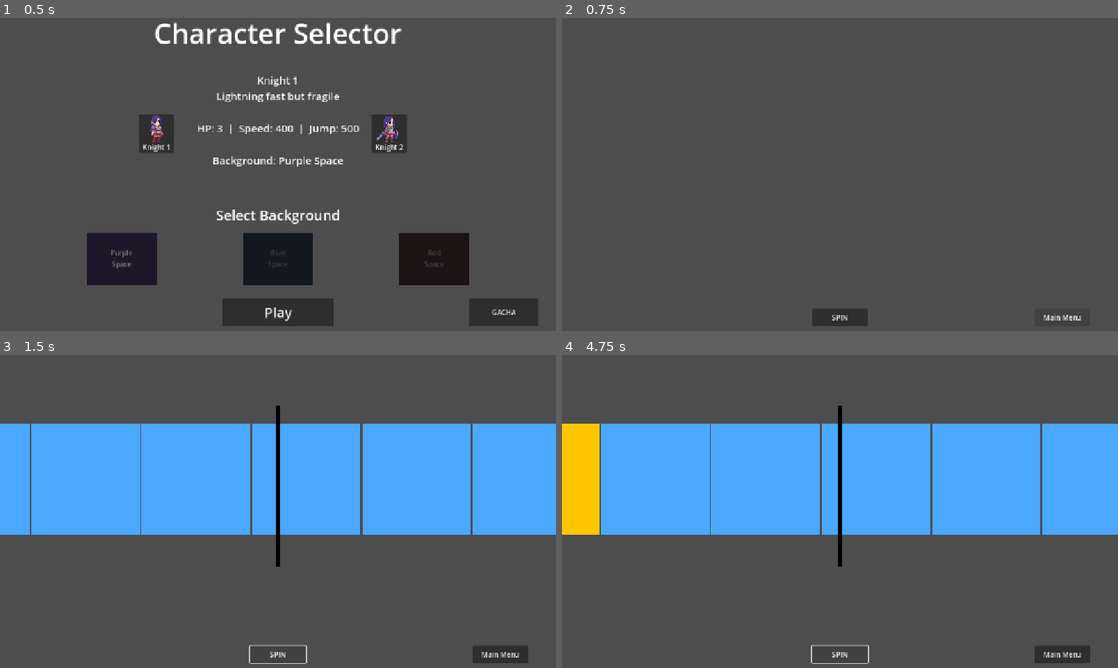
Above: before the commit, frames 1-4 (two rows, left to right).
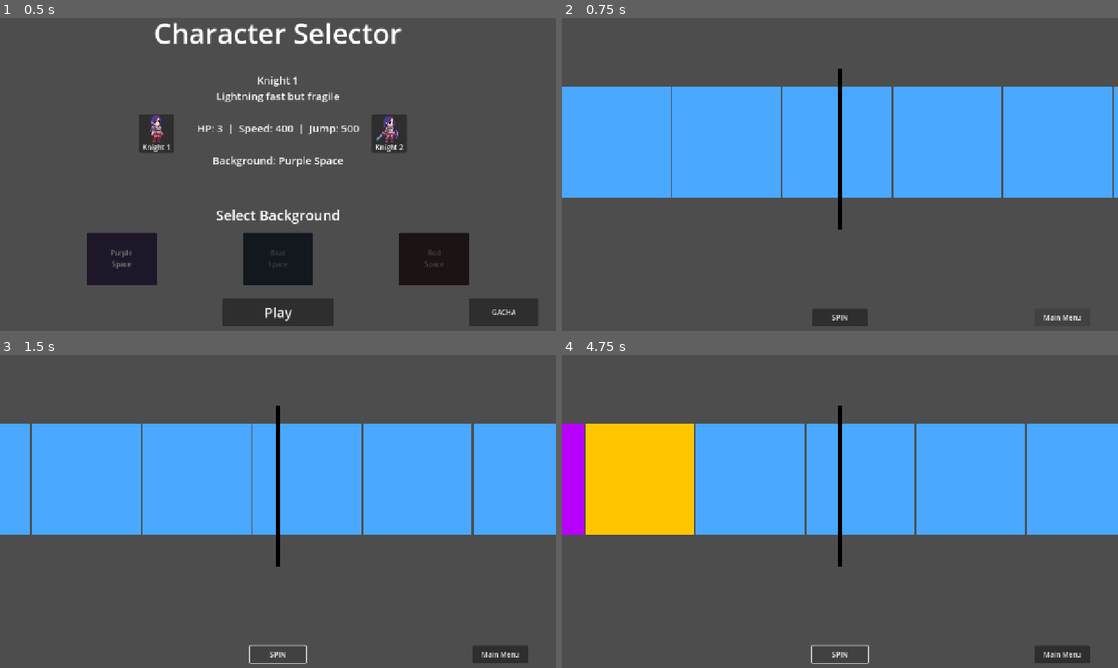
Above: after the commit, the same moments.

Repository: zxkevin168/gacha-space-birds
Game: Godot game, scene res://scenes/character_selection/character_selection.tscn
Same seed, same stepped clock (60 frames per second), same inputs: the game is played once before the commit and once after it.
Inputs:
- Up to frame 1 (0.5 s): no input
- Up to frame 2 (0.75 s): click "GACHA" at 0.5 s
- Up to frame 3 (1.5 s): click "SPIN" at 1.25 s
- Up to frame 4 (4.75 s): hold Right (move_right) 2.03-3.53 s; tap Space (move_jump) at 2.27, 3.02, 4.52 s; hold Left (move_left) 3.53-4.28 s; hold Right (move_right) from 4.28 s (still down)

Frame 1 is identical in both runs. In frame 2, 35% of the frame differs, in the area x 0-100%, y 16-68%; in frame 3, 0.5%; in frame 4, 8.5%.

Commit message:
feat: added gacha_pulling_controller to the main gacha scene, pull no longer creates and deletes but now calls a built in start_single_pull function that resets everything

Diff:
--- a/scenes/gacha/gacha_main.gd
+++ b/scenes/gacha/gacha_main.gd
@@ -1,8 +1,7 @@
 extends Node2D
 
 var pull_scene = preload("res://scenes/gacha/gacha_pulling_controller.tscn")
-var in_action = false
-var pull_child_scene
+@onready var pull_child_scene = $GachaPullingController
 
 # Called when the node enters the scene tree for the first time.
 func _ready() -> void:
@@ -11,18 +10,13 @@
 
 # Called every frame. 'delta' is the elapsed time since the previous frame.
 func _process(delta: float) -> void:
-    if pull_child_scene:
-        in_action = pull_child_scene.spinning
-        if not in_action:
-            $winning_name.text = pull_child_scene.winnings
+    if pull_child_scene and not pull_child_scene.spinning:
+        $winning_name.text = pull_child_scene.winnings
 
 
 func _on_button_pressed() -> void:
-    if not in_action:
-        if pull_child_scene:
-            pull_child_scene.queue_free()
-        pull_child_scene = pull_scene.instantiate()
-        add_child(pull_child_scene)
+    if not pull_child_scene.spinning:
+        pull_child_scene.start_single_pull()
 
 
 func _on_main_menu_pressed() -> void:
--- a/scenes/gacha/gacha_main.tscn
+++ b/scenes/gacha/gacha_main.tscn
@@ -1,9 +1,12 @@
-[gd_scene load_steps=2 format=3 uid="uid://di1xst3ga6fmv"]
+[gd_scene load_steps=3 format=3 uid="uid://di1xst3ga6fmv"]
 
 [ext_resource type="Script" uid="uid://cyu4ijf57wxjh" path="res://scenes/gacha/gacha_main.gd" id="1_u23gm"]
+[ext_resource type="PackedScene" uid="uid://d0l2bdf1qo6ld" path="res://scenes/gacha/gacha_pulling_controller.tscn" id="2_duj4c"]
 
 [node name="gacha_main" type="Node2D"]
 script = ExtResource("1_u23gm")
+
+[node name="GachaPullingController" parent="." instance=ExtResource("2_duj4c")]
 
 [node name="winning_name" type="Label" parent="."]
 offset_left = 512.0
--- a/scenes/gacha/gacha_pulling_controller.gd
+++ b/scenes/gacha/gacha_pulling_controller.gd
@@ -6,14 +6,15 @@
 
 var pull = preload("res://scenes/gacha/pull_object.tscn")
 var selected
-var winnings
+var winnings = ""
 
 # rate is out off 1000
 var five_star_rate = 250
 var four_star_rate = 500
 
-var spinning = true
-var scroll_speed = 40
+var spinning = false
+const MAX_SCROLL_SPEED = 40
+var scroll_speed = 0
 
 @onready var gacha_info = {
     "five_star": {
@@ -29,13 +30,23 @@
 
 func _ready() -> void:
     $Timer.start()
-    for i in range(1, 1001):
-        if i % 10 > 0 and i % 10 <= 7:
+    for i in range(0, 1000):
+        if i % 10 <= 6:
             create_item("three_star")
-        elif i % 10 > 7 and i % 10 <= 9:
+        elif i % 10 > 6 and i % 10 <= 8:
             create_item("four_star")
         else:
             create_item("five_star")
+
+func create_item(item_type: String):
+    var img = pull.instantiate()
+    img.texture = gacha_info[item_type]["texture"]
+    $ScrollContainer/HBoxContainer.add_child(img)
+
+func start_single_pull():
+    $ScrollContainer.scroll_horizontal = 0
+    spinning = true
+    scroll_speed = MAX_SCROLL_SPEED
     var pull_id = randi_range(1, 1000)
     if pull_id <= five_star_rate:
         winnings = "five_star"
@@ -45,27 +56,24 @@
         winnings = "three_star"
     print(winnings)
 
-func create_item(item_type: String):
-    var img = pull.instantiate()
-    img.texture = gacha_info[item_type]["texture"]
-    $ScrollContainer/HBoxContainer.add_child(img)
-
 # Called every frame. 'delta' is the elapsed time since the previous frame.
 func _process(delta: float) -> void:
-    $ScrollContainer.scroll_horizontal += scroll_speed
+    if spinning:
+        $ScrollContainer.scroll_horizontal += scroll_speed
     if scroll_speed == 0:
         spinning = false
 
 
 func _on_timer_timeout() -> void:
-    if scroll_speed <= 3 and selected == gacha_info[winnings]["texture"]:
-        scroll_speed -= 1
-        scroll_speed = max(0, scroll_speed)
-    elif scroll_speed > 15:
-        scroll_speed -= 1
-    else:
-        scroll_speed -= 0.25
-        scroll_speed = max(3, scroll_speed)
+    if spinning:
+        if scroll_speed > 3:
+            scroll_speed -= 1
+        elif scroll_speed <= 3 and selected == gacha_info[winnings]["texture"]:
+            scroll_speed -= 1
+            scroll_speed = max(0, scroll_speed)
+        else:
+            scroll_speed -= 0.25
+            scroll_speed = max(3, scroll_speed)
 
 
 func _on_area_2d_area_entered(area: Area2D) -> void:
